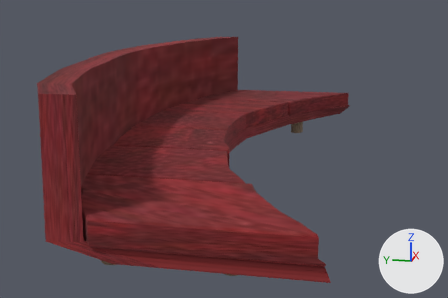
A saved change to the OBJ model ProyectoFinal/ProyectoFinal/Models/sillonRojo/sillonrojo.obj.
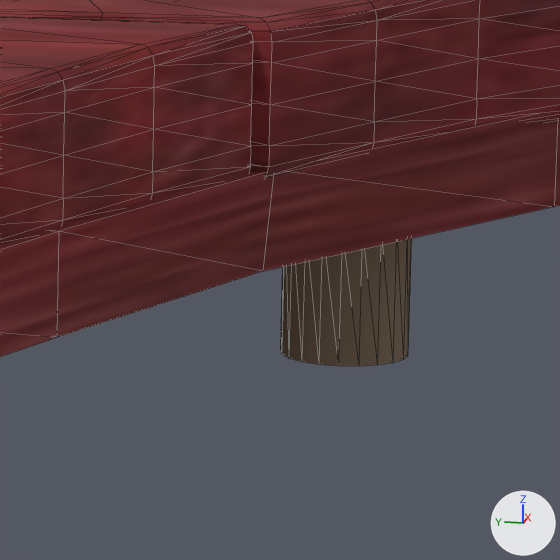
The first picture shows the older version from a camera (50 mm lens) standing at (-1791.0, -462.0, 517.0) and looking at (-106.0, -125.0, 95.0). The close-ups show both versions on the part from 59% to 71% of the width and 34% to 51% of the height of that picture; other places that the commit changed are outside them. The axes (+X, +Y, +Z) are drawn at lower right. The lights are the same throughout. The close-ups show mesh edges as thin lines. Where no turn or scale is listed for an object, it has been applied to the vertices. Vertices at the same position are counted once.

The first close-up shows 'sillonrojo'.
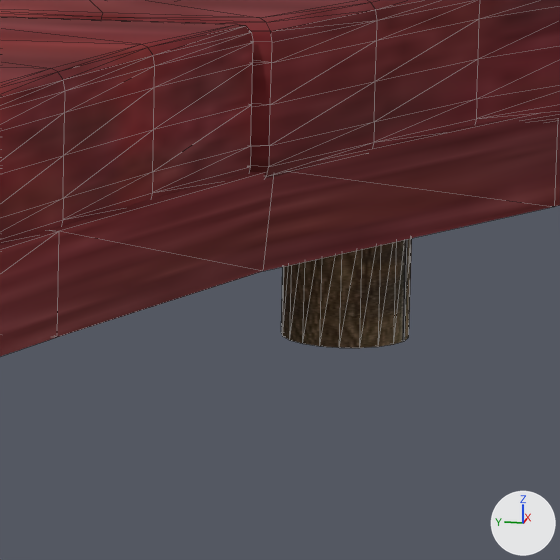
Patch to the scene script:
```diff
--- a/ProyectoFinal/ProyectoFinal/Models/sillonRojo/sillonrojo.obj.py
+++ b/ProyectoFinal/ProyectoFinal/Models/sillonRojo/sillonrojo.obj.py
@@ img_madera_escritorio_jpg @@
+img_madera_escritorio_jpg = load_image('madera_escritorio.jpg', 'madera_escritorio.jpg', 512, 512, 'sRGB')
@@ mat_lambert16sg @@
 mat_lambert16sg = principled_material('lambert16SG')
-mat_lambert16sg.base_color = (0.21, 0.15, 0.1)  # brown #7e6c59
+mat_lambert16sg.texture = img_madera_escritorio_jpg
 mat_lambert16sg.roughness = 1.0
@@ me_sillonrojo @@
 me_sillonrojo.from_pydata(...)  # 1798 vertices, 3552 faces; spans x -856.0..691.0, y -477.0..226.0, z 14.0..360.0
 # used by ob_sillonrojo; location = (0.0, 0.0, 0.0)
+# me_sillonrojo part 1: the loose piece of 42 vertices spanning x 523.0..567.0, y -301.0..-257.0, z 14.0..61.0 is moved by (0.0, 0.0, 6.0)
 me_sillonrojo.materials.append(mat_pasted__lambert16sg)
```

Boxes [x1, y1, x2, y2] around the edits, measured in the close-ups (560 x 560 px; the box of a moved part takes in the faces that stretch with it):
'sillonrojo', surface changed, reshaped: before [0, 0, 560, 366]; after [0, 0, 560, 356]
part 1 of me_sillonrojo, moved or reshaped: before [281, 238, 412, 366]; after [281, 238, 412, 348]
